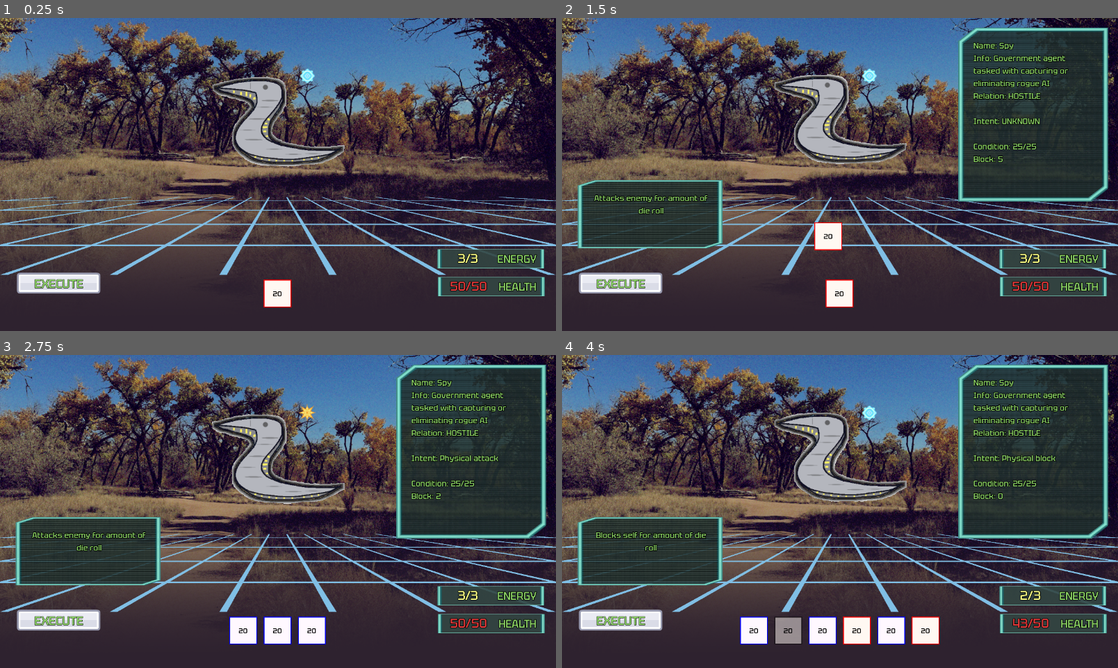
Above: before the commit, frames 1-4 (two rows, left to right).
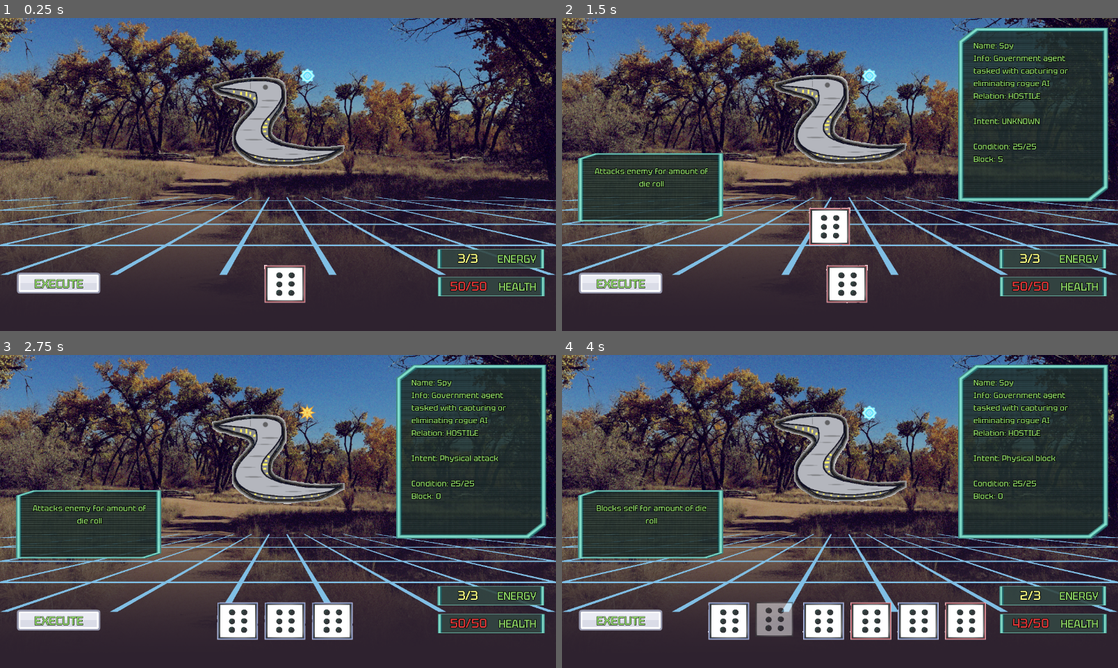
Above: after the commit, the same moments.

Repository: platopixel/d20
Game: Godot game, scene res://scenes/main.tscn
Two runs of this game, one before a commit and one after it. Both use one fixed random seed, a clock stepped at 60 frames per second and the inputs below.
Inputs (mouse positions are in pixels of both pictures, inside the frame that each line leads up to):
- Up to frame 1 (0.25 s): no input
- Up to frame 2 (1.5 s): click "EXECUTE" at 0.5 s; drag from (823, 293) to (840, 121) at 1.27 s
- Up to frame 3 (2.75 s): click "EXECUTE" at 2 s
- Up to frame 4 (4 s): drag from (806, 630) to (840, 458) at 2.77 s; click "EXECUTE" at 3.5 s

The runs differ from the first frame. In frame 1, 0.8% of the frame differs, in the area x 47-55%, y 78-93%; in frame 2, 7.9%; in frame 3, 8.7%; in frame 4, 11%, in the area x 2-77%, y 43-93%.

Commit message:
add die face images

Diff:
--- a/dice/attack.tres
+++ b/dice/attack.tres
@@ -1,11 +1,24 @@
-[gd_resource type="Resource" load_steps=5 format=3 uid="uid://b2j7ush2hjsqo"]
+[gd_resource type="Resource" load_steps=7 format=3 uid="uid://b2j7ush2hjsqo"]
 
 [ext_resource type="Script" path="res://dice/attack.gd" id="1_mahes"]
 [ext_resource type="Texture2D" uid="uid://4olrskei7nd6" path="res://assets/attack_icon.png" id="1_u2k4n"]
 [ext_resource type="Shader" path="res://shaders/attack.gdshader" id="2_6lfks"]
 
+[sub_resource type="Gradient" id="Gradient_l3t6e"]
+colors = PackedColorArray(0.682353, 0.137255, 0.203922, 1, 1, 1, 1, 1)
+
+[sub_resource type="GradientTexture1D" id="GradientTexture1D_g716m"]
+gradient = SubResource("Gradient_l3t6e")
+
 [sub_resource type="ShaderMaterial" id="ShaderMaterial_5ecbp"]
 shader = ExtResource("2_6lfks")
+shader_parameter/maxLineWidth = 10.0
+shader_parameter/minLineWidth = 5.0
+shader_parameter/speed = 1.0
+shader_parameter/blockSize = 20.0
+shader_parameter/gradientResolution = 10
+shader_parameter/tolerance = 0.0
+shader_parameter/color = SubResource("GradientTexture1D_g716m")
 
 [resource]
 script = ExtResource("1_mahes")
@@ -13,7 +26,7 @@
 type = 0
 target = 1
 cost = 1
-num_faces = 20
+num_faces = 6
 shader = SubResource("ShaderMaterial_5ecbp")
 tooltip_text = "[center]Attacks enemy for amount of die roll[/center]"
 icon = ExtResource("1_u2k4n")
--- a/dice/block.tres
+++ b/dice/block.tres
@@ -1,11 +1,24 @@
-[gd_resource type="Resource" load_steps=5 format=3 uid="uid://dgrvgsgs3gp5c"]
+[gd_resource type="Resource" load_steps=7 format=3 uid="uid://dgrvgsgs3gp5c"]
 
 [ext_resource type="Script" path="res://dice/block.gd" id="1_dcyyl"]
 [ext_resource type="Texture2D" uid="uid://cup4tuyspw8lx" path="res://assets/block_icon.png" id="1_oyymh"]
 [ext_resource type="Shader" path="res://shaders/block.gdshader" id="2_u4hbb"]
 
+[sub_resource type="Gradient" id="Gradient_wjotb"]
+colors = PackedColorArray(0.301961, 0.396078, 0.705882, 1, 1, 1, 1, 1)
+
+[sub_resource type="GradientTexture1D" id="GradientTexture1D_5ybcp"]
+gradient = SubResource("Gradient_wjotb")
+
 [sub_resource type="ShaderMaterial" id="ShaderMaterial_6hepr"]
 shader = ExtResource("2_u4hbb")
+shader_parameter/maxLineWidth = 10.0
+shader_parameter/minLineWidth = 5.0
+shader_parameter/speed = 1.0
+shader_parameter/blockSize = 20.0
+shader_parameter/gradientResolution = 10
+shader_parameter/tolerance = 0.0
+shader_parameter/color = SubResource("GradientTexture1D_5ybcp")
 
 [resource]
 script = ExtResource("1_dcyyl")
@@ -13,7 +26,7 @@
 type = 1
 target = 0
 cost = 1
-num_faces = 20
+num_faces = 6
 shader = SubResource("ShaderMaterial_6hepr")
 tooltip_text = "[center]Blocks self for amount of die roll[/center]"
 icon = ExtResource("1_oyymh")
--- a/scenes/dice/die.gd
+++ b/scenes/dice/die.gd
@@ -97,6 +97,7 @@
 func roll() -> void:
 	current_roll = faces.pick_random()
 	$Label.text = str(current_roll.number)
+	sprite_2d.texture = current_roll.texture
 
 
 func _on_drop_point_detector_area_entered(area: Area2D) -> void:
--- a/scenes/dice/die.tscn
+++ b/scenes/dice/die.tscn
@@ -1,34 +1,53 @@
-[gd_scene load_steps=11 format=3 uid="uid://c0qf0rsddr7kl"]
+[gd_scene load_steps=15 format=3 uid="uid://c0qf0rsddr7kl"]
 
 [ext_resource type="Script" path="res://scenes/dice/die.gd" id="1_v0k3q"]
 [ext_resource type="Theme" uid="uid://d3nt4vpn2j01h" path="res://main_theme.tres" id="1_yhqcx"]
-[ext_resource type="Texture2D" uid="uid://bd8npulnujbco" path="res://assets/blankdie.png" id="2_btjnc"]
+[ext_resource type="Shader" path="res://shaders/attack.gdshader" id="3_bogiw"]
+[ext_resource type="Texture2D" uid="uid://bpikbgov6r5yc" path="res://assets/d6-6.png" id="3_web68"]
 [ext_resource type="Script" path="res://scenes/dice/die_state_machine.gd" id="4_fy54y"]
 [ext_resource type="Script" path="res://scenes/dice/die_states/die_base_state.gd" id="5_rkj7l"]
 [ext_resource type="Script" path="res://scenes/dice/die_states/die_clicked_state.gd" id="6_7jj28"]
 [ext_resource type="Script" path="res://scenes/dice/die_states/die_dragging_state.gd" id="7_8h68l"]
 [ext_resource type="Script" path="res://scenes/dice/die_states/die_released_state.gd" id="8_2bye2"]
 
+[sub_resource type="Gradient" id="Gradient_1ajg8"]
+
+[sub_resource type="GradientTexture1D" id="GradientTexture1D_31v5d"]
+gradient = SubResource("Gradient_1ajg8")
+
+[sub_resource type="ShaderMaterial" id="ShaderMaterial_bnv4y"]
+shader = ExtResource("3_bogiw")
+shader_parameter/maxLineWidth = 10.0
+shader_parameter/minLineWidth = 5.0
+shader_parameter/speed = 1.0
+shader_parameter/blockSize = 20.0
+shader_parameter/gradientResolution = 10
+shader_parameter/tolerance = 0.0
+shader_parameter/color = SubResource("GradientTexture1D_31v5d")
+
 [sub_resource type="LabelSettings" id="LabelSettings_agm8h"]
 font_color = Color(0, 0, 0, 1)
 
 [sub_resource type="RectangleShape2D" id="RectangleShape2D_ci871"]
-size = Vector2(63, 64)
+size = Vector2(94, 86)
 
 [node name="Die" type="Control"]
 custom_minimum_size = Vector2(64, 64)
 layout_mode = 3
 anchors_preset = 0
-offset_right = 64.0
-offset_bottom = 64.0
+offset_right = 95.0
+offset_bottom = 87.0
 theme = ExtResource("1_yhqcx")
 script = ExtResource("1_v0k3q")
 
 [node name="Sprite2D" type="Sprite2D" parent="."]
-texture = ExtResource("2_btjnc")
+material = SubResource("ShaderMaterial_bnv4y")
+scale = Vector2(0.437, 0.4)
+texture = ExtResource("3_web68")
 centered = false
 
 [node name="Label" type="Label" parent="."]
+visible = false
 layout_mode = 1
 anchors_preset = 8
 anchor_left = 0.5
@@ -74,7 +93,7 @@
 monitorable = false
 
 [node name="CollisionShape2D" type="CollisionShape2D" parent="DropPointDetector"]
-position = Vector2(32.5, 33)
+position = Vector2(48, 44)
 shape = SubResource("RectangleShape2D_ci871")
 
 [node name="DieStateMachine" type="Node" parent="." node_paths=PackedStringArray("initial_state")]
--- a/scenes/dice/die_face.gd
+++ b/scenes/dice/die_face.gd
@@ -1,9 +1,18 @@
 class_name DieFace extends Node
 
-@export var number: int
+@export var number: int : set = set_number
 
+var texture: Texture2D
 var points: int = 0
 var effects: Array # array of effect nodes
+var DIE_TEXTURES := {
+	1: load("res://assets/d6-1.png"),
+	2: load("res://assets/d6-2.png"),
+	3: load("res://assets/d6-3.png"),
+	4: load("res://assets/d6-4.png"),
+	5: load("res://assets/d6-5.png"),
+	6: load("res://assets/d6-6.png")
+}
 
 # Called when the node enters the scene tree for the first time.
 func _ready() -> void:
@@ -12,3 +21,8 @@
 # Called every frame. 'delta' is the elapsed time since the previous frame.
 func _process(delta: float) -> void:
 	pass
+
+
+func set_number(value: int) -> void:
+	number = value
+	texture = DIE_TEXTURES[value]
--- a/scenes/game_table.tscn
+++ b/scenes/game_table.tscn
@@ -87,21 +87,20 @@
 anchor_top = 1.0
 anchor_right = 0.5
 anchor_bottom = 1.0
-offset_left = -226.0
-offset_top = -118.0
-offset_right = 224.0
-offset_bottom = -54.0
+offset_left = -341.0
+offset_top = -152.0
+offset_right = 342.0
 grow_horizontal = 2
 grow_vertical = 0
-theme_override_constants/separation = 15
+theme_override_constants/separation = 45
 alignment = 1
 script = ExtResource("2_cmgux")
 
 [node name="DiceTooltip" parent="BattleUI" instance=ExtResource("10_s1a8w")]
-offset_left = -604.0
-offset_top = 373.0
-offset_right = -270.0
-offset_bottom = 530.0
+offset_left = -603.0
+offset_top = 311.0
+offset_right = -269.0
+offset_bottom = 468.0
 script = ExtResource("13_qyf4o")
 
 [node name="EnemyTooltip" parent="BattleUI" instance=ExtResource("10_s1a8w")]
--- a/shaders/attack.gdshader
+++ b/shaders/attack.gdshader
@@ -1,7 +1,126 @@
 shader_type canvas_item;
 
+// Max distance from texture.
+uniform float maxLineWidth: hint_range(0.0, 100.0) = 10.0;
+// Min distance from texture.
+uniform float minLineWidth: hint_range(0.0, 100.0) = 5.0;
+// How often to recompute the outline.
+uniform float speed: hint_range(0.0, 10.0) = 1.0;
+// How big the outline blotches are.
+uniform float blockSize: hint_range(0.001, 100.0) = 20.0;
+// The outline color. GradientTexture1D is recommended.
+// uniform sampler2D color: source_color;
+uniform sampler2D color: source_color;
+// The resolution for the gradient. Higher numbers will result in smoother but more expensive passes.
+uniform int gradientResolution: hint_range(1, 30) = 10;
+// Used to compensate for alpha values.
+uniform float tolerance: hint_range(0.0, 0.999) = 0.0;
+
+
+// Compensate UV for outline.
+void vertex() {
+	VERTEX = vec2(VERTEX.x * (1.0 + TEXTURE_PIXEL_SIZE.x * max(maxLineWidth, minLineWidth) * 2.0), VERTEX.y * (1.0 + TEXTURE_PIXEL_SIZE.y * max(maxLineWidth, minLineWidth) * 2.0));
+}
+
+// Checks a fragment for the edge of an uv.
+bool border(vec2 uv) {
+	vec2 uvBorder = abs(uv - vec2(0.5));
+	return max(step(0.5, uvBorder.x), step(0.5, uvBorder.y)) > 0.0;
+}
+
+// Gets alpha of given fragment if not near the edge.
+float get_alpha(sampler2D tex, vec2 uv){
+	float res = 0.0;
+	if (!border(uv)) {
+		res = texture(tex, uv).a;
+	}
+	return res;
+}
+
+// Pseudorandom number
+float hash(vec2 p, float s) {
+	return fract(35.1 * sin(dot(vec3(112.3, 459.2, 753.2), vec3(p, s))));
+}
+
+// Noise function.
+float noise(vec2 p, float s) {
+	vec2 d = vec2(0, 1);
+	vec2 b = floor(p);
+	vec2 f = fract(p);
+	return mix(
+		mix(hash(b + d.xx, s), hash(b + d.yx, s), f.x),
+		mix(hash(b + d.xy, s), hash(b + d.yy, s), f.x), f.y);
+}
+
+// Randomize line width at fragment.
+float get_line_width(vec2 p, float s) {
+	p /= blockSize;
+	float w = 0.0;
+	float intensity = 1.0;
+	for (int i = 0; i < 3; i++) {
+		w = mix(w, noise(p, s), intensity);
+		p /= 2.0;
+		intensity /= 2.0;
+	}
+
+	return mix(maxLineWidth, minLineWidth, w);
+}
+
+// Checks for neighboring pixels.
+float compute_outline(vec2 size, sampler2D tex, vec2 uv) {
+	float res = 0.0;
+	for (float i = -1.0; i < 2.0; i += 2.0) {
+		res += get_alpha(tex, uv + vec2(i * size.x, 0.0));
+		res += get_alpha(tex, uv + vec2(0.0, i * size.y));
+		for (float j = -1.0; j < 2.0; j += 2.0) {
+			res += get_alpha(tex, uv + vec2(i * size.x, j * size.y));
+			res += get_alpha(tex, uv + vec2(i * size.x, j * size.y * 0.5));
+		}
+	}
+	return res;
+}
+
+// Checks for neighboring pixels.
+bool in_range(vec2 size, sampler2D tex, vec2 uv) {
+	for (float i = -1.0; i < 2.0; i += 2.0) {
+		if (get_alpha(tex, uv + vec2(i * size.x, 0.0)) > 0.0) {return true;};
+		if (get_alpha(tex, uv + vec2(0.0, i * size.y)) > 0.0) {return true;};
+		for (float j = -1.0; j < 2.0; j += 2.0) {
+			if (get_alpha(tex, uv + vec2(i * size.x, j * size.y)) > 0.0) {return true;};
+			if (get_alpha(tex, uv + vec2(i * size.x, j * size.y * 0.5)) > 0.0) {return true;};
+		}
+	}
+	return false;
+}
+
+// Get's closes pixel.
+float get_distance(vec2 maxDistance, sampler2D tex, vec2 uv) {
+	for (int i = 1; i < gradientResolution; i++) {
+		vec2 actualDistance = float(i) / float (gradientResolution) * maxDistance;
+		if (in_range(actualDistance, tex, uv)) {
+			return float(i) / float (gradientResolution);
+		}
+	}
+}
 
 void fragment() {
-	COLOR = texture(TEXTURE, UV);
-	COLOR.r = 1.0;
+	if (max(maxLineWidth, minLineWidth) > 0.0) {
+		// Correct image size to for outline in frame.
+		vec2 uv = UV;
+		uv -= vec2(0.5);
+		vec2 edge = TEXTURE_PIXEL_SIZE * max(maxLineWidth, minLineWidth) * 2.0;
+		uv = uv + uv * edge;
+		uv += vec2(0.5);
+
+		// Apply outline.
+		vec4 newColor = texture(TEXTURE, uv);
+		if (newColor.a <= tolerance || border(uv)) {
+			float timeStep = floor(TIME * speed);
+			vec2 size = TEXTURE_PIXEL_SIZE;
+			size *= get_line_width(uv / TEXTURE_PIXEL_SIZE, timeStep);
+			vec4 finalColor = step(1.0 - tolerance, in_range(size, TEXTURE, uv) ? 1.0: 0.0) * texture(color, vec2(get_distance(edge / 2.0 + 0.001, TEXTURE, uv)));
+			newColor = finalColor;
+		}
+		COLOR = newColor;
+	}
 }
--- a/shaders/block.gdshader
+++ b/shaders/block.gdshader
@@ -1,6 +1,125 @@
 shader_type canvas_item;
 
+// Max distance from texture.
+uniform float maxLineWidth: hint_range(0.0, 100.0) = 10.0;
+// Min distance from texture.
+uniform float minLineWidth: hint_range(0.0, 100.0) = 5.0;
+// How often to recompute the outline.
+uniform float speed: hint_range(0.0, 10.0) = 1.0;
+// How big the outline blotches are.
+uniform float blockSize: hint_range(0.001, 100.0) = 20.0;
+// The outline color. GradientTexture1D is recommended.
+uniform sampler2D color: source_color;
+// The resolution for the gradient. Higher numbers will result in smoother but more expensive passes.
+uniform int gradientResolution: hint_range(1, 30) = 10;
+// Used to compensate for alpha values.
+uniform float tolerance: hint_range(0.0, 0.999) = 0.0;
+
+
+// Compensate UV for outline.
+void vertex() {
+	VERTEX = vec2(VERTEX.x * (1.0 + TEXTURE_PIXEL_SIZE.x * max(maxLineWidth, minLineWidth) * 2.0), VERTEX.y * (1.0 + TEXTURE_PIXEL_SIZE.y * max(maxLineWidth, minLineWidth) * 2.0));
+}
+
+// Checks a fragment for the edge of an uv.
+bool border(vec2 uv) {
+	vec2 uvBorder = abs(uv - vec2(0.5));
+	return max(step(0.5, uvBorder.x), step(0.5, uvBorder.y)) > 0.0;
+}
+
+// Gets alpha of given fragment if not near the edge.
+float get_alpha(sampler2D tex, vec2 uv){
+	float res = 0.0;
+	if (!border(uv)) {
+		res = texture(tex, uv).a;
+	}
+	return res;
+}
+
+// Pseudorandom number
+float hash(vec2 p, float s) {
+	return fract(35.1 * sin(dot(vec3(112.3, 459.2, 753.2), vec3(p, s))));
+}
+
+// Noise function.
+float noise(vec2 p, float s) {
+	vec2 d = vec2(0, 1);
+	vec2 b = floor(p);
+	vec2 f = fract(p);
+	return mix(
+		mix(hash(b + d.xx, s), hash(b + d.yx, s), f.x),
+		mix(hash(b + d.xy, s), hash(b + d.yy, s), f.x), f.y);
+}
+
+// Randomize line width at fragment.
+float get_line_width(vec2 p, float s) {
+	p /= blockSize;
+	float w = 0.0;
+	float intensity = 1.0;
+	for (int i = 0; i < 3; i++) {
+		w = mix(w, noise(p, s), intensity);
+		p /= 2.0;
+		intensity /= 2.0;
+	}
+
+	return mix(maxLineWidth, minLineWidth, w);
+}
+
+// Checks for neighboring pixels.
+float compute_outline(vec2 size, sampler2D tex, vec2 uv) {
+	float res = 0.0;
+	for (float i = -1.0; i < 2.0; i += 2.0) {
+		res += get_alpha(tex, uv + vec2(i * size.x, 0.0));
+		res += get_alpha(tex, uv + vec2(0.0, i * size.y));
+		for (float j = -1.0; j < 2.0; j += 2.0) {
+			res += get_alpha(tex, uv + vec2(i * size.x, j * size.y));
+			res += get_alpha(tex, uv + vec2(i * size.x, j * size.y * 0.5));
+		}
+	}
+	return res;
+}
+
+// Checks for neighboring pixels.
+bool in_range(vec2 size, sampler2D tex, vec2 uv) {
+	for (float i = -1.0; i < 2.0; i += 2.0) {
+		if (get_alpha(tex, uv + vec2(i * size.x, 0.0)) > 0.0) {return true;};
+		if (get_alpha(tex, uv + vec2(0.0, i * size.y)) > 0.0) {return true;};
+		for (float j = -1.0; j < 2.0; j += 2.0) {
+			if (get_alpha(tex, uv + vec2(i * size.x, j * size.y)) > 0.0) {return true;};
+			if (get_alpha(tex, uv + vec2(i * size.x, j * size.y * 0.5)) > 0.0) {return true;};
+		}
+	}
+	return false;
+}
+
+// Get's closes pixel.
+float get_distance(vec2 maxDistance, sampler2D tex, vec2 uv) {
+	for (int i = 1; i < gradientResolution; i++) {
+		vec2 actualDistance = float(i) / float (gradientResolution) * maxDistance;
+		if (in_range(actualDistance, tex, uv)) {
+			return float(i) / float (gradientResolution);
+		}
+	}
+}
+
 void fragment() {
-	COLOR = texture(TEXTURE, UV);
-	COLOR.b = 1.0;
+	if (max(maxLineWidth, minLineWidth) > 0.0) {
+		// Correct image size to for outline in frame.
+		vec2 uv = UV;
+		uv -= vec2(0.5);
+		vec2 edge = TEXTURE_PIXEL_SIZE * max(maxLineWidth, minLineWidth) * 2.0;
+		uv = uv + uv * edge;
+		uv += vec2(0.5);
+
+		// Apply outline.
+		vec4 newColor = texture(TEXTURE, uv);
+		if (newColor.a <= tolerance || border(uv)) {
+			float timeStep = floor(TIME * speed);
+			vec2 size = TEXTURE_PIXEL_SIZE;
+			size *= get_line_width(uv / TEXTURE_PIXEL_SIZE, timeStep);
+			vec4 finalColor = step(1.0 - tolerance, in_range(size, TEXTURE, uv) ? 1.0: 0.0) * texture(color, vec2(get_distance(edge / 2.0 + 0.001, TEXTURE, uv)));
+			newColor = finalColor;
+		}
+		COLOR = newColor;
+	}
 }
Binary file added: assets/d6-1.png
Not shown, added: assets/d6-1.png.import
Binary file added: assets/d6-2.png
Not shown, added: assets/d6-2.png.import
Binary file added: assets/d6-3.png
Not shown, added: assets/d6-3.png.import
Binary file added: assets/d6-4.png
Not shown, added: assets/d6-4.png.import
Binary file added: assets/d6-5.png
Not shown, added: assets/d6-5.png.import
Binary file added: assets/d6-6.png
Not shown, added: assets/d6-6.png.import
